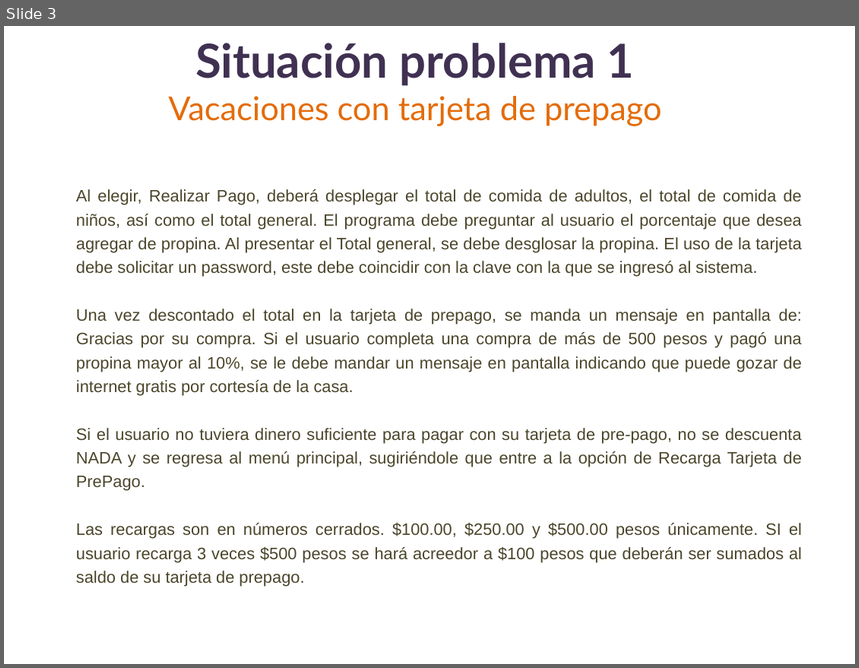
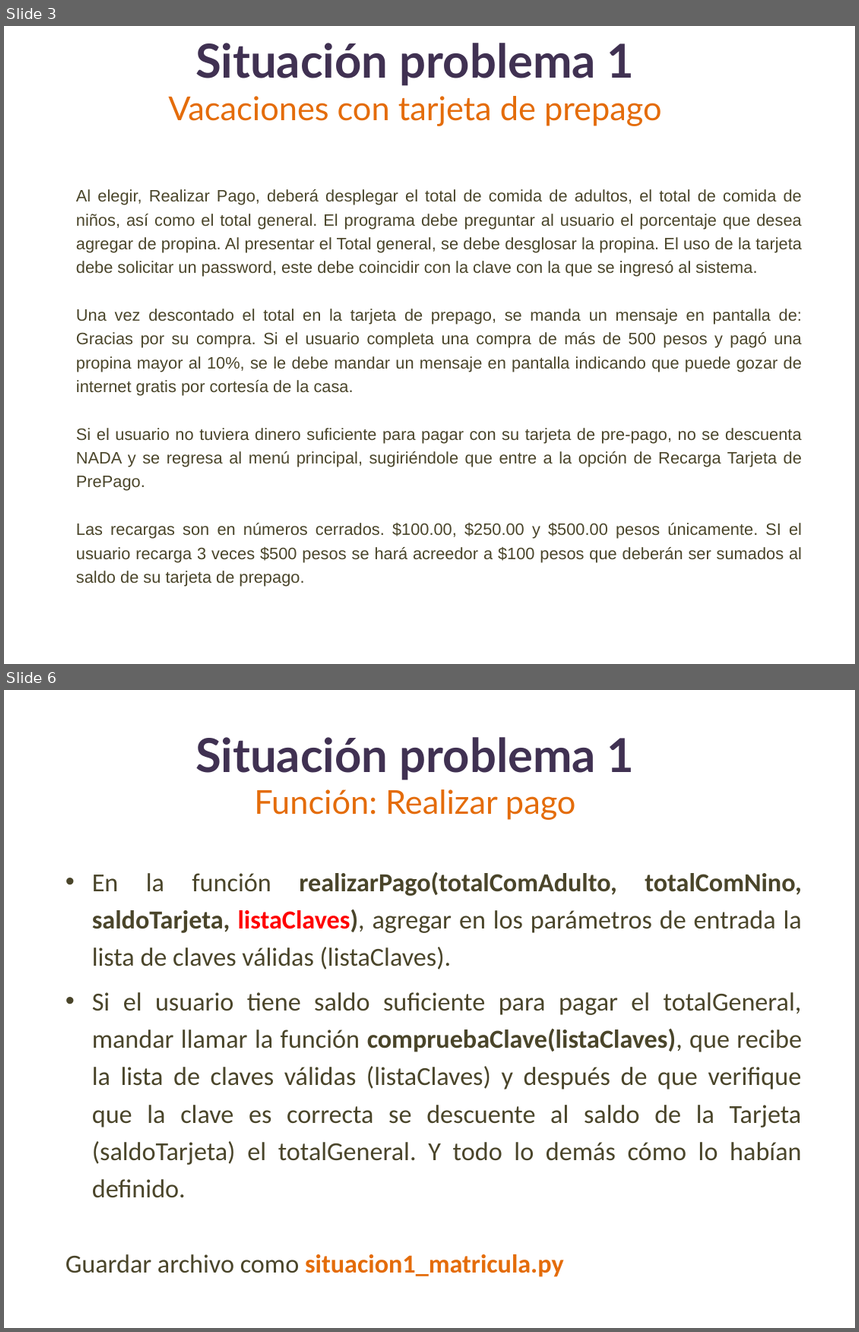
Before and after one commit to lizetheP/PensamientoC, a slide deck: Calendario2019/Presentaciones/Semana3/SITUACION1_Ciclos.pptx. Shown one above the other, each under a label of ours: slide 3 before the commit, slides 3 and 6 after it; the slides between them are not shown. The pictures are 859x668 and 859x1332 pixels, drawn with LibreOffice and Linux fonts; fonts in the diff are those of the drawing. Boxes give left, top, right and bottom in pixels: in the first picture for what was removed or moved away, otherwise in the second. Text is boxed around its words. In the diff, an @@ line names an element or a change of style, - is before the commit and + after.

```diff
--- a/Calendario2019/Presentaciones/Semana3/SITUACION1_Ciclos.pptx
+++ b/Calendario2019/Presentaciones/Semana3/SITUACION1_Ciclos.pptx
@@ slide 6 added at (4, 690, 855, 1328), background #FFFFFF @@
@@ title added at (196, 737, 635, 820), 27.9 pt, text #E46C0A @@
+Situación problema 1
+Función: Realizar pago
@@ text added at (92, 872, 802, 1198), 22 pt, text #4A452A @@
+  • En la función realizarPago(totalComAdulto, totalComNino, saldoTarjeta, listaClaves), agregar en los parámetros de entrada la lista de claves válidas (listaClaves).
+  • Si el usuario tiene saldo suficiente para pagar el totalGeneral, mandar llamar la función compruebaClave(listaClaves), que recibe la lista de claves válidas (listaClaves) y después de que verifique que la clave es correcta se descuente al saldo de la Tarjeta (saldoTarjeta) el totalGeneral. Y todo lo demás cómo lo habían definido.
+  Guardar archivo como situacion1_matricula.py
```
Also in this commit, not shown: 4 slides changed, 3 other slides added, 14 slides removed, 6 other files.
